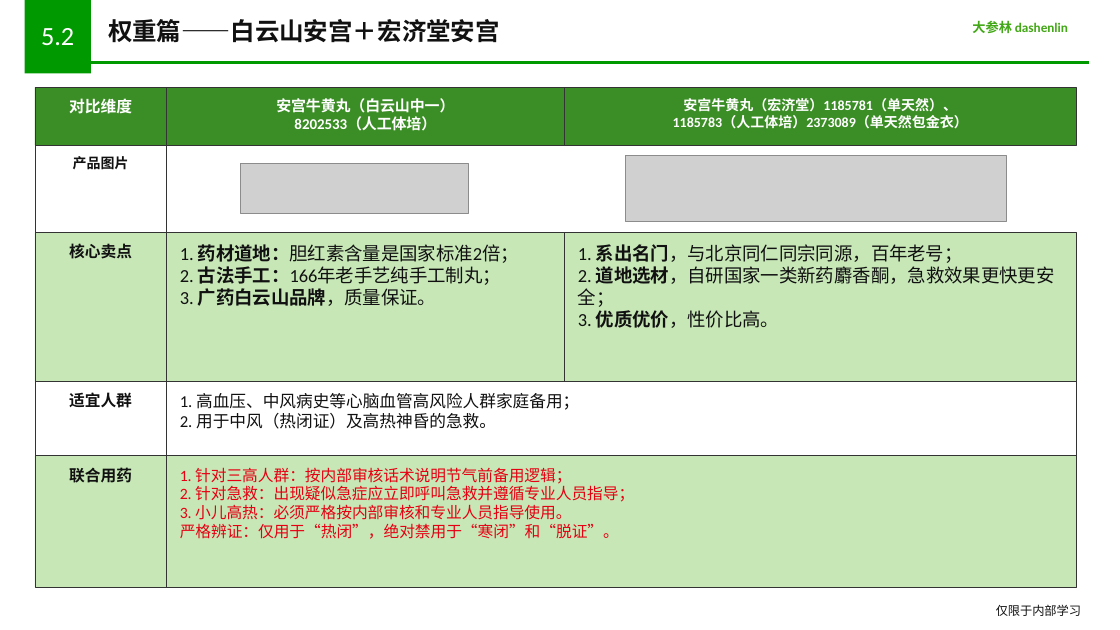
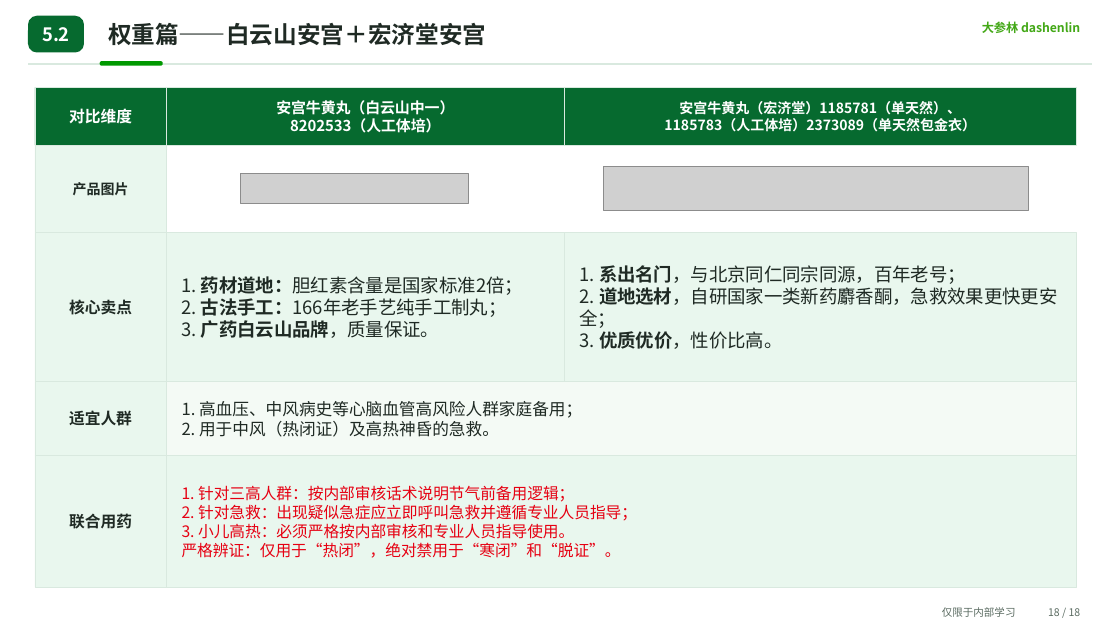
Before and after one commit to lmr1123/chain-pharmacy-content-studio-private, a slide deck: slide 18 of production-library/templates/settled/disease-product-scenario-v1/穿心莲内酯滴丸_商品培训课件2_可编辑重建版.pptx. Drawn at 1120x630 pixels with LibreOffice and Linux fonts; fonts in the diff are those of the drawing; grey boxes stand for pictures. Boxes give left, top, right and bottom in pixels: in the first picture for what was removed or moved away, otherwise in the second. Text is boxed around its words. In the diff, an @@ line names an element or a change of style, - is before the commit and + after.

Commit message:
feat(courseware): visual upgrade v2 for 穿心莲 + 金银花露 gold samples
Align both settled PPT gold samples on the shared design tokens
(GREEN_DEEP/MINT/PALE/INK/MUTED/LINE), rounded chrome, softer tables,
and CJK font injection. Update generators, settled PPTX/previews, and
layout QA snapshots.

```diff
--- a/production-library/templates/settled/disease-product-scenario-v1/穿心莲内酯滴丸_商品培训课件2_可编辑重建版.pptx
+++ b/production-library/templates/settled/disease-product-scenario-v1/穿心莲内酯滴丸_商品培训课件2_可编辑重建版.pptx
@@ rectangle removed at (x1=24, y1=0, x2=91, y2=74) @@
@@ text "5.2" at (x1=42, y1=27, x2=70, y2=42): size 22.5 to 15.8 pt, font Calibri to Noto Sans CJK SC, bold on; vertical alignment top to middle @@
@@ rounded rectangle added at (x1=28, y1=16, x2=84, y2=53), fill #066A2F @@
@@ text "权重篇——白云山安宫＋宏济堂安宫" at (x1=108, y1=23, x2=486, y2=45): size 21 to 20.2 pt, font Calibri to Noto Sans CJK SC, text colour #111111 to #1F2A24; vertical alignment top to middle @@
@@ text "大参林 dashenlin" at (x1=982, y1=21, x2=1080, y2=33): size 11.2 to 10.5 pt, font Calibri to Noto Sans CJK SC @@
@@ rectangle resized from (x1=91, y1=61, x2=1089, y2=64) to (x1=28, y1=64, x2=1092, y2=65) @@
@@ rectangle at (x1=28, y1=64, x2=1092, y2=65): fill #009900 to #D9E9DF; outline #009900 0 pt to #D9E9DF 0 pt @@
@@ font Calibri to Noto Sans CJK SC; vertical alignment top to middle in 4 elements at (x1=182, y1=485, x2=637, y2=558), (x1=664, y1=101, x2=976, y2=132), (x1=276, y1=100, x2=454, y2=133), (x1=69, y1=108, x2=132, y2=124) @@
@@ rounded rectangle added at (x1=100, y1=61, x2=163, y2=66), fill #009900 @@
@@ fill #3B8E25 to #066A2F; outline #333333 0.75 pt to #D9E9DF 0.75 pt in 3 elements at (x1=35, y1=87, x2=166, y2=145), (x1=565, y1=87, x2=1076, y2=145), (x1=166, y1=87, x2=565, y2=145) @@
@@ rectangle at (x1=35, y1=145, x2=166, y2=233): fill #FFFFFF to #E9F7EE; outline #333333 0.75 pt to #D9E9DF 0.75 pt @@
@@ picture resized from (x1=240, y1=164, x2=468, y2=214) to (x1=240, y1=173, x2=468, y2=203) @@
@@ picture resized from (x1=625, y1=155, x2=1007, y2=221) to (x1=604, y1=166, x2=1028, y2=211) @@
@@ fill #C7E7B7 to #E9F7EE; outline #333333 0.75 pt to #D9E9DF 0.75 pt in 5 elements at (x1=35, y1=233, x2=166, y2=381), (x1=565, y1=233, x2=1076, y2=381), (x1=35, y1=456, x2=166, y2=587), (x1=166, y1=456, x2=1076, y2=587), (x1=166, y1=233, x2=565, y2=381) @@
@@ rectangle at (x1=35, y1=381, x2=166, y2=456): fill #FFFFFF to #E9F7EE; outline #333333 0.75 pt to #D9E9DF 0.75 pt @@
@@ font Calibri to Noto Sans CJK SC, text colour #111111 to #1F2A24; vertical alignment top to middle in 7 elements at (x1=182, y1=401, x2=582, y2=437), (x1=580, y1=265, x2=1058, y2=349), (x1=182, y1=276, x2=523, y2=338), (x1=69, y1=299, x2=132, y2=315), (x1=69, y1=513, x2=132, y2=529), (x1=73, y1=182, x2=129, y2=196), (x1=69, y1=410, x2=132, y2=426) @@
@@ rectangle at (x1=166, y1=381, x2=1076, y2=456): fill #FFFFFF to #F4FAF5; outline #333333 0.75 pt to #D9E9DF 0.75 pt @@
@@ text "仅限于内部学习" moved from (x1=996, y1=604, x2=1081, y2=616) to (x1=942, y1=607, x2=1016, y2=617) @@
@@ text "仅限于内部学习" at (x1=942, y1=607, x2=1016, y2=617): size 10.5 to 9 pt, font Calibri to Noto Sans CJK SC, text colour #111111 to #5A6B61 @@
@@ text added at (x1=1048, y1=608, x2=1081, y2=616), 9 pt, text #5A6B61 @@
+18 / 18
```
Also in this commit, not shown: 16 other slides changed, 54 other files.
